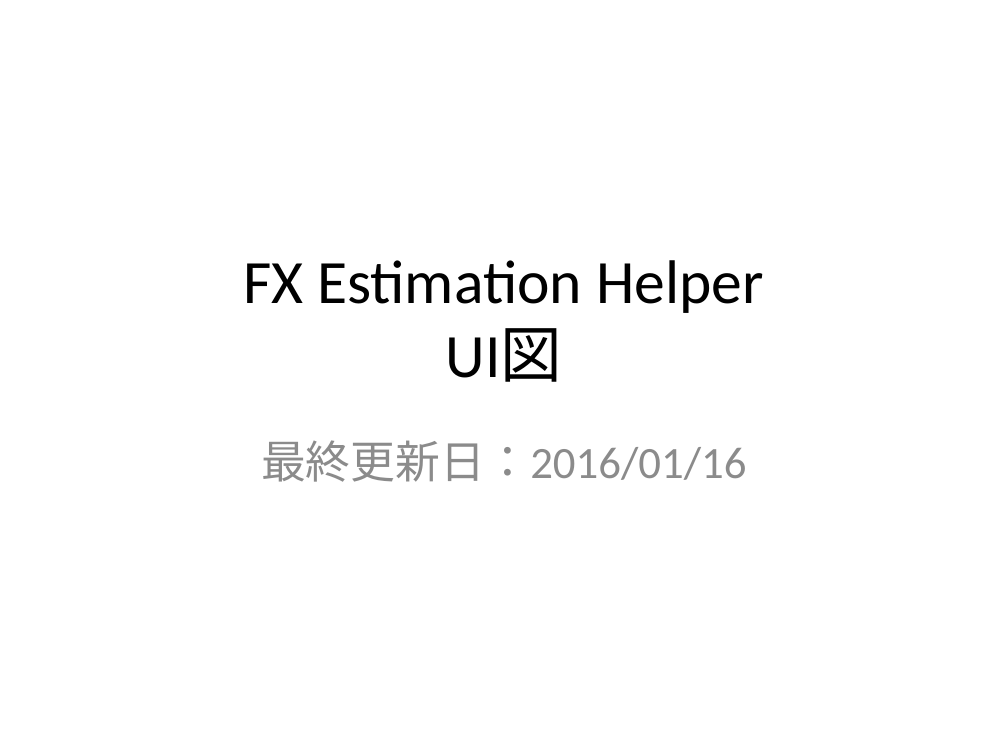
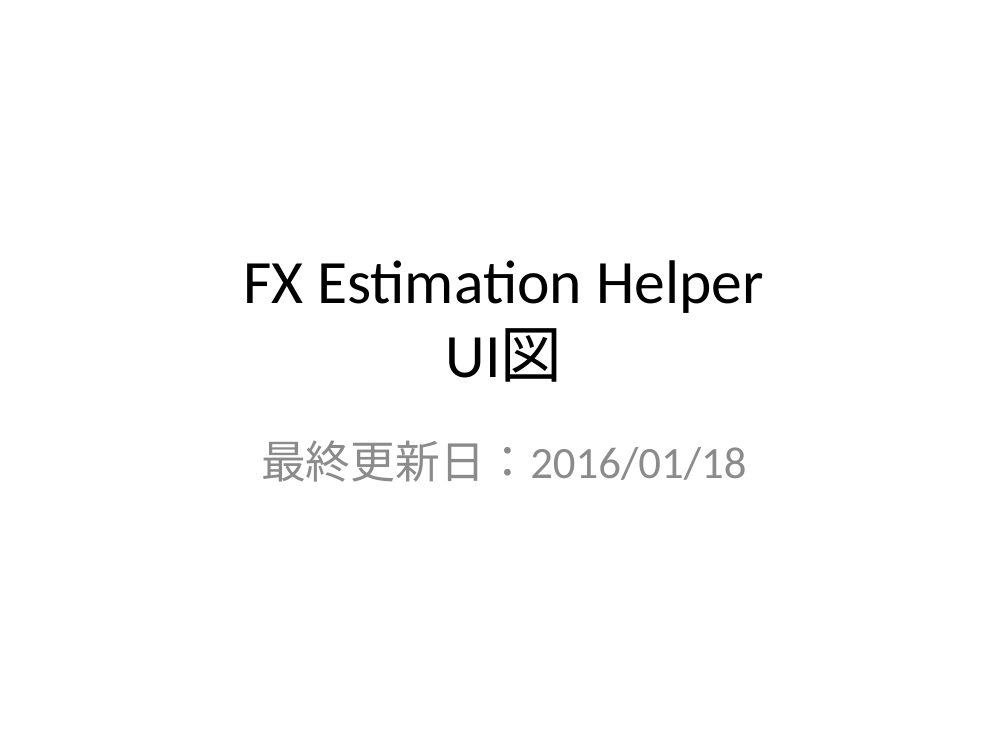
Before and after one commit to Leonis0813/chort, a slide deck: slide 1 of regulus/interface/ui.pptx. Drawn at 1008x756 pixels with LibreOffice and Linux fonts; fonts in the diff are those of the drawing. Boxes give left, top, right and bottom in pixels: in the first picture for what was removed or moved away, otherwise in the second. Text is boxed around its words. In the diff, an @@ line names an element or a change of style, - is before the commit and + after.

```diff
--- a/regulus/interface/ui.pptx
+++ b/regulus/interface/ui.pptx
@@ subtitle at bbox=[261, 440, 746, 482]: text changed @@
-最終更新日：2016/01/16
+最終更新日：2016/01/18
```
Also in this commit, not shown: 4 other slides changed, 1 slide added, 1 other file.
